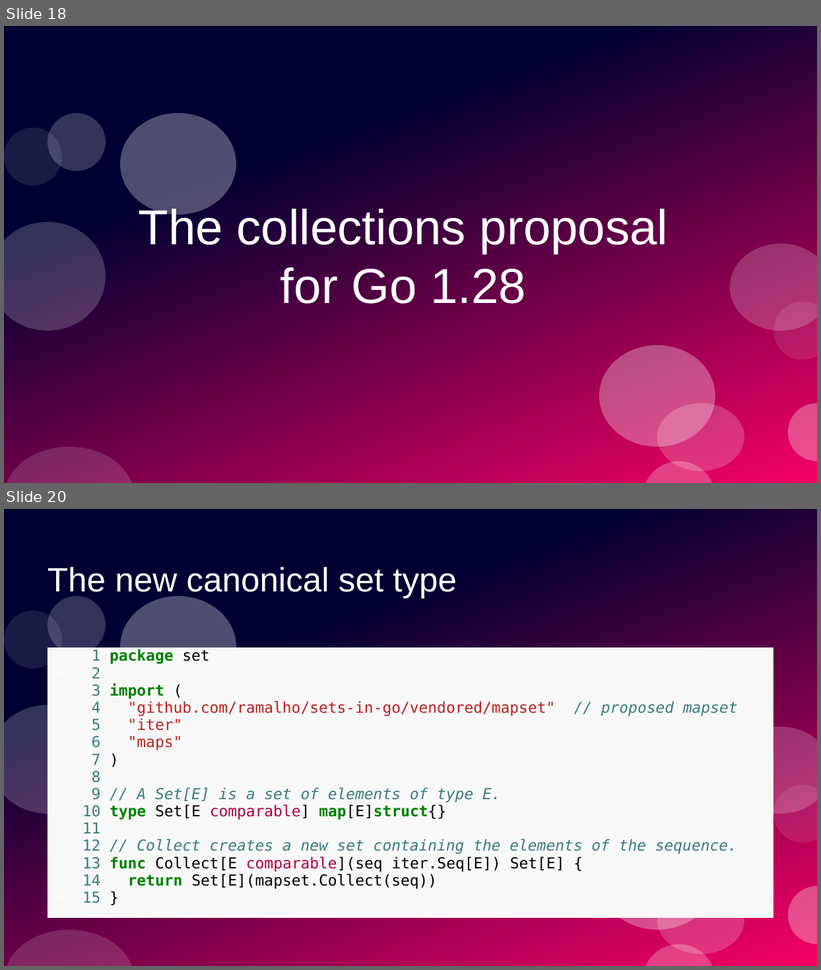
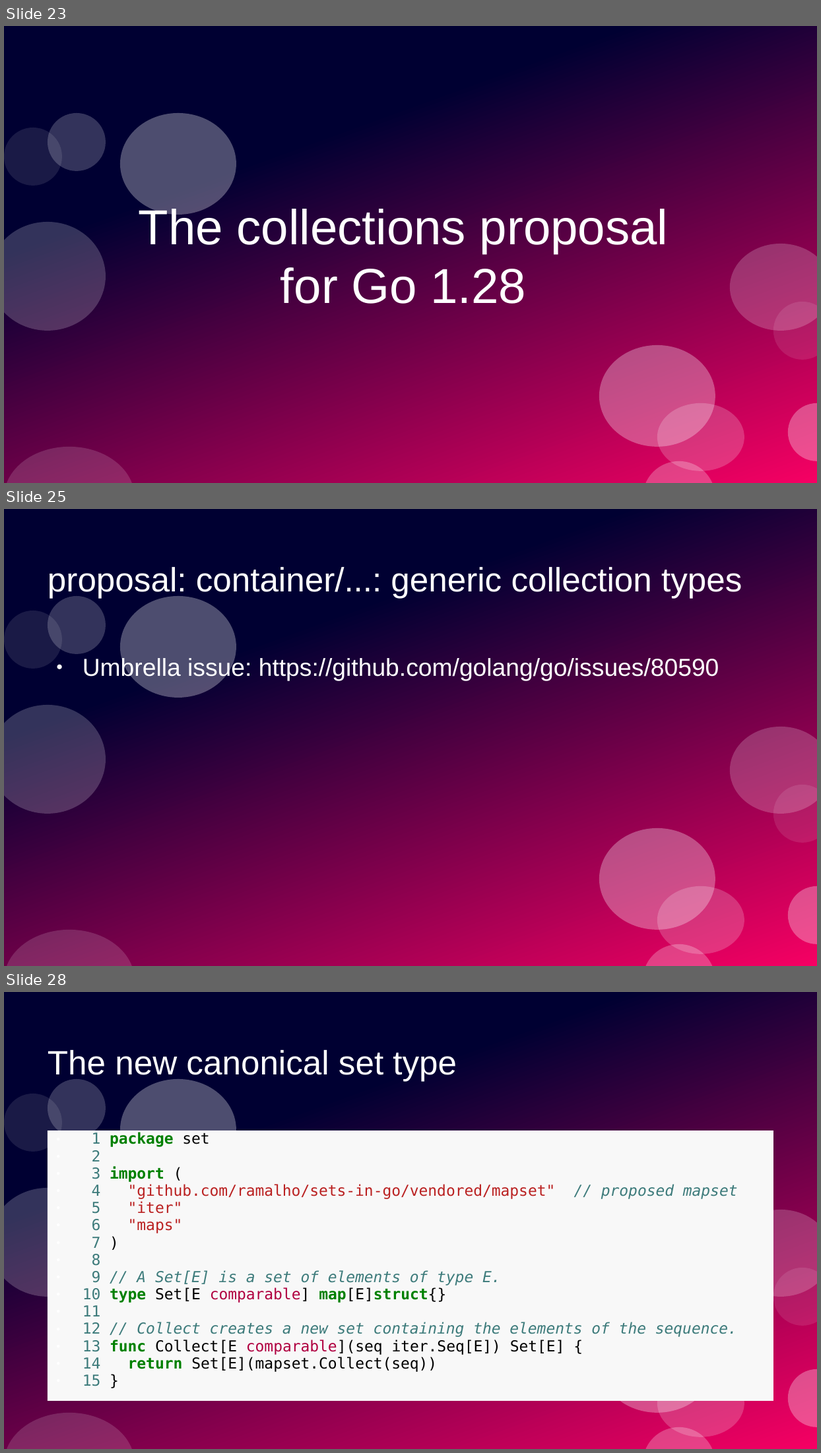
Before and after one commit to ramalho/sets-in-go, a slide deck: sets-in-go.odp. Shown one above the other, each under a label of ours: slides 18 and 20 before the commit, slides 23, 25 and 28 after it; the slides between them are not shown. The pictures are 821x970 and 821x1453 pixels, drawn with LibreOffice and Linux fonts; fonts in the diff are those of the drawing. Boxes give left, top, right and bottom in pixels: in the first picture for what was removed or moved away, otherwise in the second. Text is boxed around its words. In the diff, an @@ line names an element or a change of style, - is before the commit and + after.

```diff
--- a/sets-in-go.odp
+++ b/sets-in-go.odp
@@ slide 25 added at (x1=4, y1=509, x2=817, y2=966), background #FFFFFF; not listed: 12 template elements that a slide beside it also shows @@
@@ title added at (x1=48, y1=567, x2=742, y2=598), 33 pt, text #FFFFFF @@
+proposal: container/...: generic collection types
@@ text added at (x1=83, y1=657, x2=719, y2=681), 24 pt, text #FFFFFF @@
+● Umbrella issue: https://github.com/golang/go/issues/80590
@@ what was slide 18 is now slide 23 @@
@@ what was slide 20 is now slide 28 @@
```
Also in this commit, not shown: 10 other slides added, 3 slides removed.
